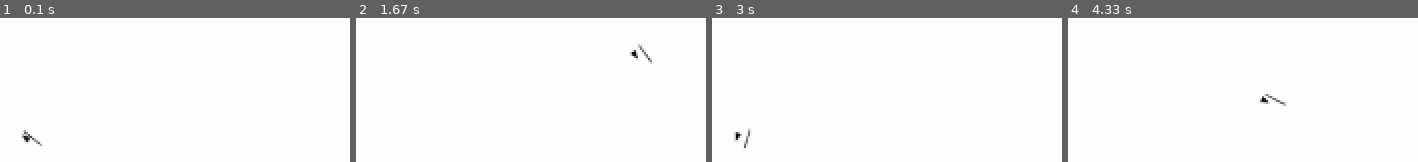
Above: before the commit, frames 1-4 (left to right).
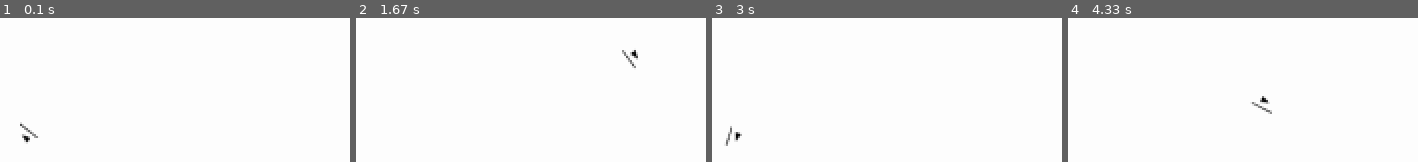
Above: after the commit, the same moments.

Repository: LeBoku/tds
Game: pygame game, started from tds/tds/tds.py
The game is run twice, just before and just after one commit, with the same random seed, the same clock (stepped at 60 frames per second) and the same inputs.
Inputs (mouse positions are in pixels of both pictures, inside the frame that each line leads up to):
- Up to frame 1 (0.1 s): no input
- Up to frame 2 (1.67 s): hold D 0.33-0.8 s; move the mouse to (outside the picture) at 0.37 s; hold W 0.83-1.13 s; move the mouse to (outside the picture) at 0.87 s; hold D 1.17-1.63 s; move the mouse to (outside the picture) at 1.2 s
- Up to frame 3 (3 s): hold A 1.67-2.2 s; move the mouse to (outside the picture) at 1.7 s; hold S 2.23-2.53 s; move the mouse to (outside the picture) at 2.27 s; hold A 2.57-2.97 s; move the mouse to (outside the picture) at 2.6 s
- Up to frame 4 (4.33 s): hold W 3-3.37 s; move the mouse to (outside the picture) at 3.03 s; hold D 3.4-4.03 s; move the mouse to (outside the picture) at 3.43 s; hold S from 4.07 s (still down); move the mouse to (outside the picture) at 4.1 s

The runs differ from the first frame. In frame 1, 0.3% of the frame differs, in the area x 5-12%, y 72-89%; in frame 2, 0.3%; in frame 3, 0.2%; in frame 4, 0.3%, in the area x 52-63%, y 52-67%.

Commit message:
fixed weapon offset

Diff:
--- a/tds/tds/mapEntity/MapEntityDisplay.py
+++ b/tds/tds/mapEntity/MapEntityDisplay.py
@@ -1,7 +1,8 @@
 import pygame.transform
 
 from base.displayHandler import DisplayHandler
+from pygame.math import Vector2
 
 class MapEntityDisplay(DisplayHandler):
 	def display(self):
-		return pygame.transform.rotozoom(super().display(), self.controller.angle.angle_to([0, -1]), 1)
+		return pygame.transform.rotozoom(super().display(), self.controller.angle.angle_to(Vector2(0, -1)), 1)
--- a/tds/tds/mapEntity/weapon/weaponController.py
+++ b/tds/tds/mapEntity/weapon/weaponController.py
@@ -11,14 +11,16 @@
 	def __init__(self, map):
 		super().__init__(map)
 		self.character = None
-		self.offsetToCharacter = Vector2(10, 0)
-		self.offsetToCharacterAngle = Vector2(0, 0)
+		self.offsetVector = Vector2(-10, 0)
+		self.offsetAngle = 0
 
 	def alignToCharacter(self):
-		self.coord = self.character.coord + self.offsetToCharacter
+		offset = self.offsetVector.rotate(180 - self.character.angle.angle_to(Vector2(0, -1)))
+
+		self.coord = self.character.coord + offset
 		self.coord += self.character.moveSetController.getMovementFor("weapon")
 
-		self.angle = self.character.angle + self.offsetToCharacterAngle
+		self.angle = self.character.angle.rotate(self.offsetAngle)
 
 	def display(self):
 		self.alignToCharacter()
